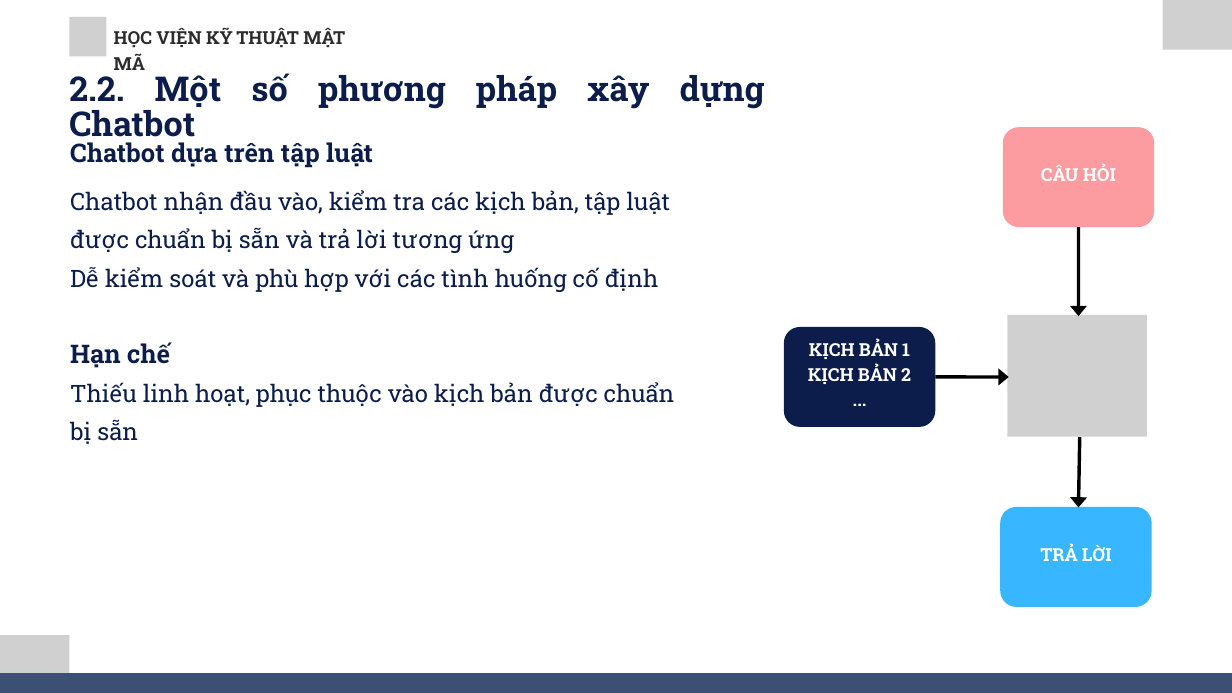
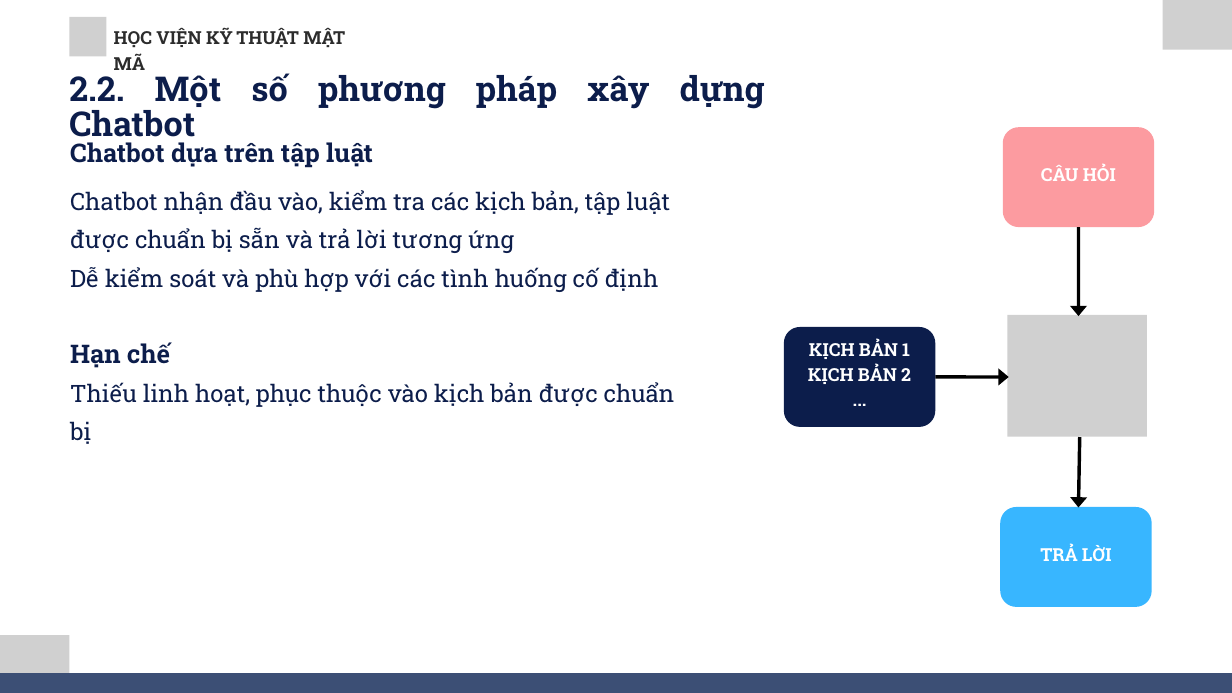
Before and after one commit to vuongvanduy0210/vietnam-law-chatbot-report, a slide deck: slide 8 of Bao_cao_do_an_animated_working_slide4_anim.pptx. Drawn at 1232x693 pixels with LibreOffice and Linux fonts; fonts in the diff are those of the drawing; grey boxes stand for pictures. Boxes give left, top, right and bottom in pixels: in the first picture for what was removed or moved away, otherwise in the second. Text is boxed around its words. In the diff, an @@ line names an element or a change of style, - is before the commit and + after.

```diff
--- a/Bao_cao_do_an_animated_working_slide4_anim.pptx
+++ b/Bao_cao_do_an_animated_working_slide4_anim.pptx
@@ text at (70,382,675,444): text changed @@
-Thiếu linh hoạt, phục thuộc vào kịch bản được chuẩn bị sẵn
+Thiếu linh hoạt, phục thuộc vào kịch bản được chuẩn bị
```
Also in this commit, not shown: 2 other slides changed, 2 other files.
